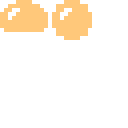
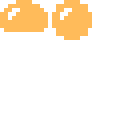
Comparing the layer stacks of the two 128px x 128px images. Changes:
"Lager 1": opacity 80% → 100% over [0, 0, 92, 40]
